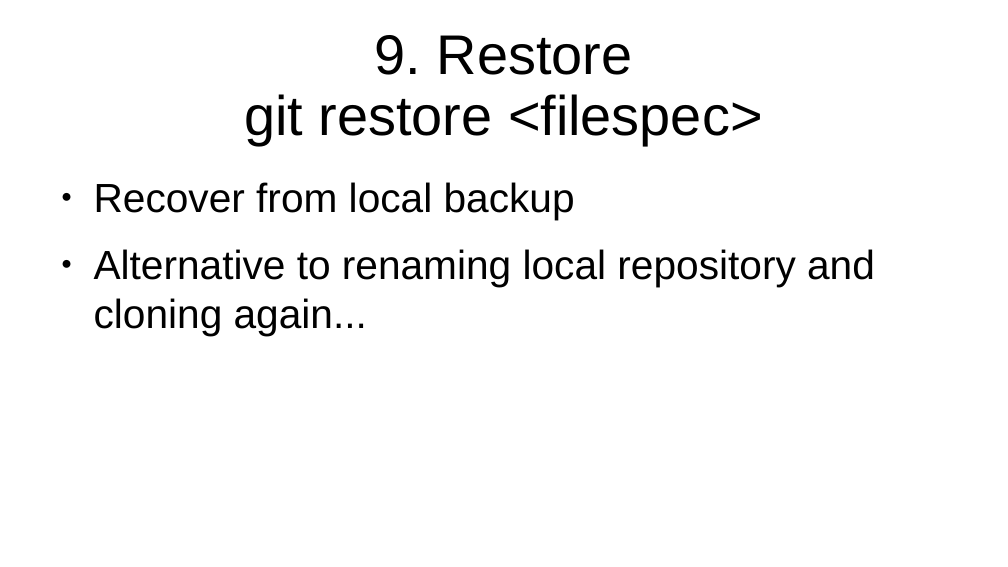
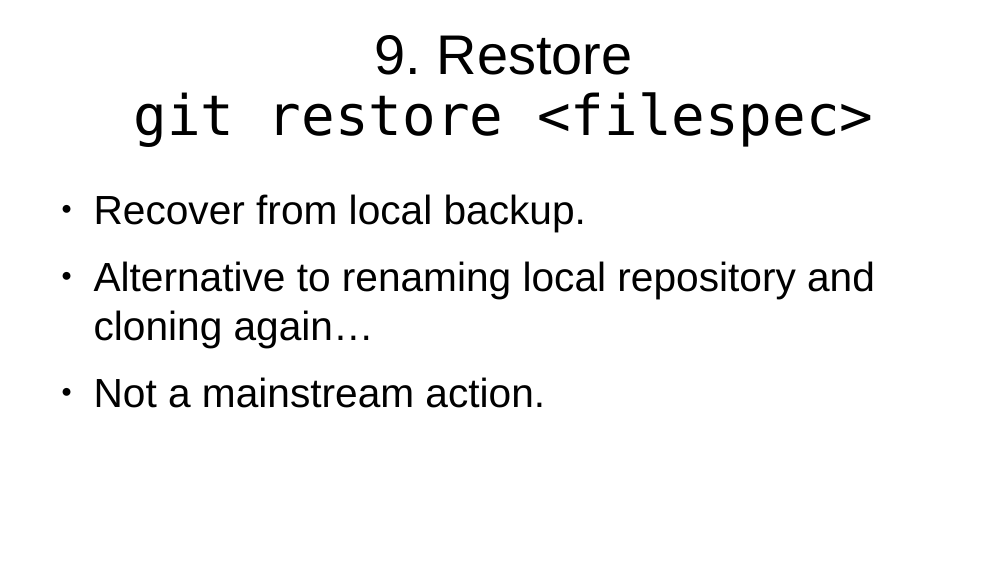
Before and after one commit to flintiii/TenStatementGit, a slide deck: slide 26 of vm_workshop_presentation.odp. Drawn at 1008x567 pixels with LibreOffice and Linux fonts; fonts in the diff are those of the drawing. Boxes give left, top, right and bottom in pixels: in the first picture for what was removed or moved away, otherwise in the second. Text is boxed around its words. In the diff, an @@ line names an element or a change of style, - is before the commit and + after.

```diff
--- a/vm_workshop_presentation.odp
+++ b/vm_workshop_presentation.odp
@@ title "git restore <filespec>" at (133, 92, 873, 147): font Arial to DejaVu Sans Mono @@
@@ text at (94, 194, 875, 408): text changed @@
-● Recover from local backup
-● Alternative to renaming local repository and cloning again...
+● Recover from local backup.
+● Alternative to renaming local repository and cloning again…
+● Not a mainstream action.
```
Also in this commit, not shown: 24 other slides changed, 2 slides added, 1 slide removed.
